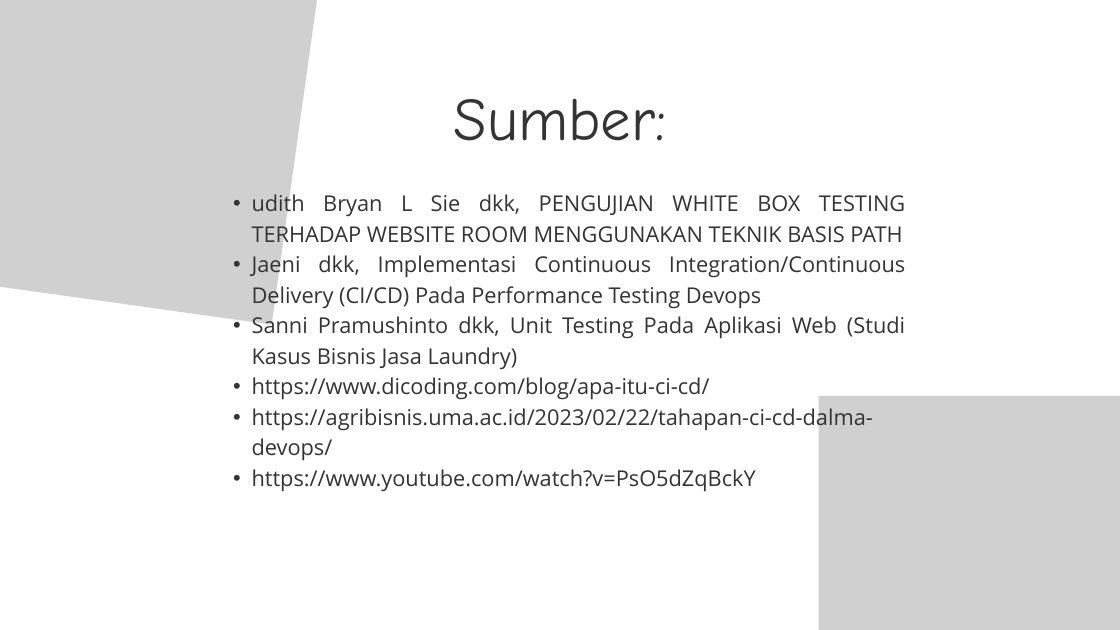
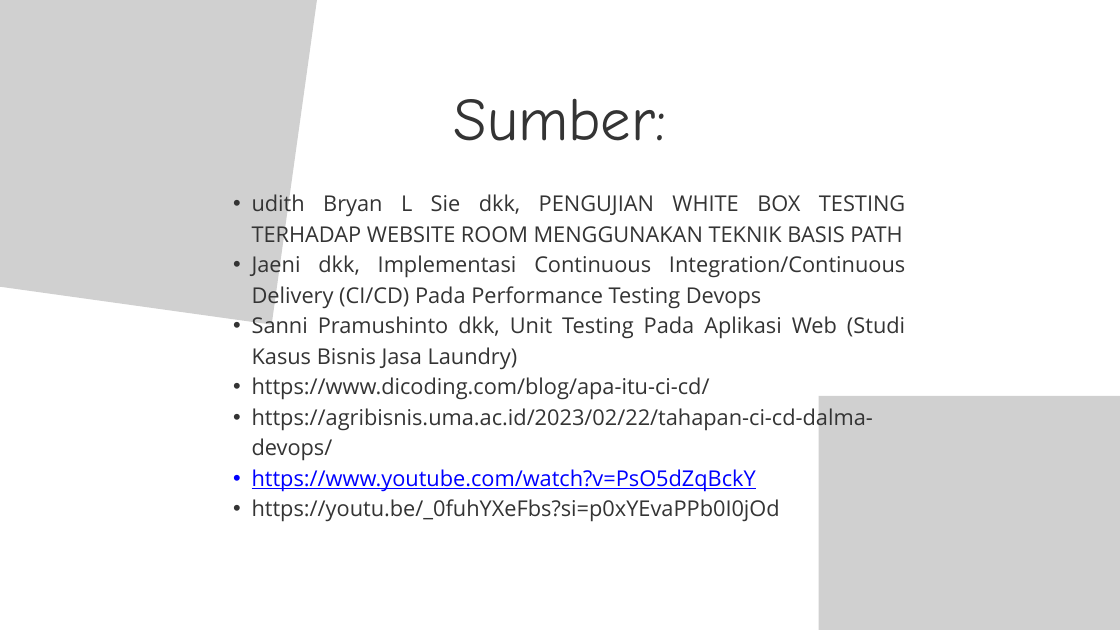
Before and after one commit to irwannurhidayat/UTS_TESTINGQA_IRWANNURHIDAYAT, a slide deck: slide 18 of Whitebox testing dan Unit Test.pptx. Drawn at 1120x630 pixels with LibreOffice and Linux fonts; fonts in the diff are those of the drawing; grey boxes stand for pictures. Boxes give left, top, right and bottom in pixels: in the first picture for what was removed or moved away, otherwise in the second. Text is boxed around its words. In the diff, an @@ line names an element or a change of style, - is before the commit and + after.

Commit message:
pptx sumber

```diff
--- a/Whitebox testing dan Unit Test.pptx
+++ b/Whitebox testing dan Unit Test.pptx
@@ text at bbox=[252, 469, 756, 492]: text colour #343434 to #0000FF, underline on in "https://www.youtube.com/watch?v=PsO5dZqBckY" @@
@@ text at bbox=[252, 499, 780, 522]: paragraph added @@
+  • https://youtu.be/_0fuhYXeFbs?si=p0xYEvaPPb0I0jOd
```
